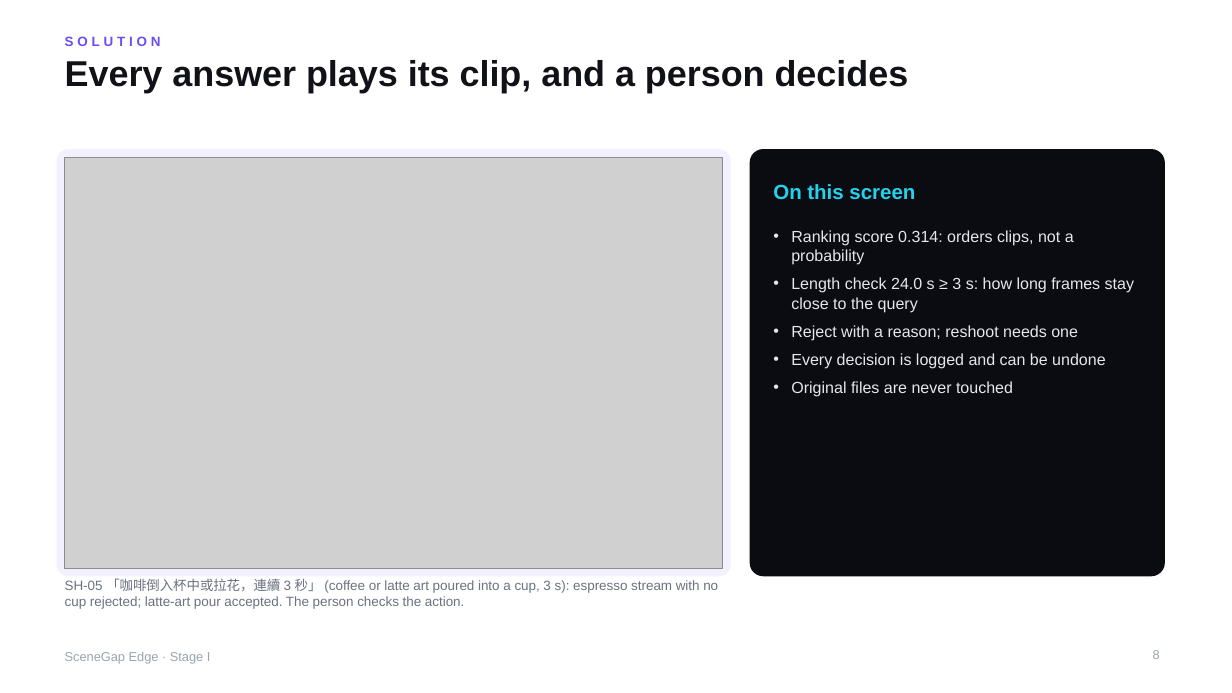
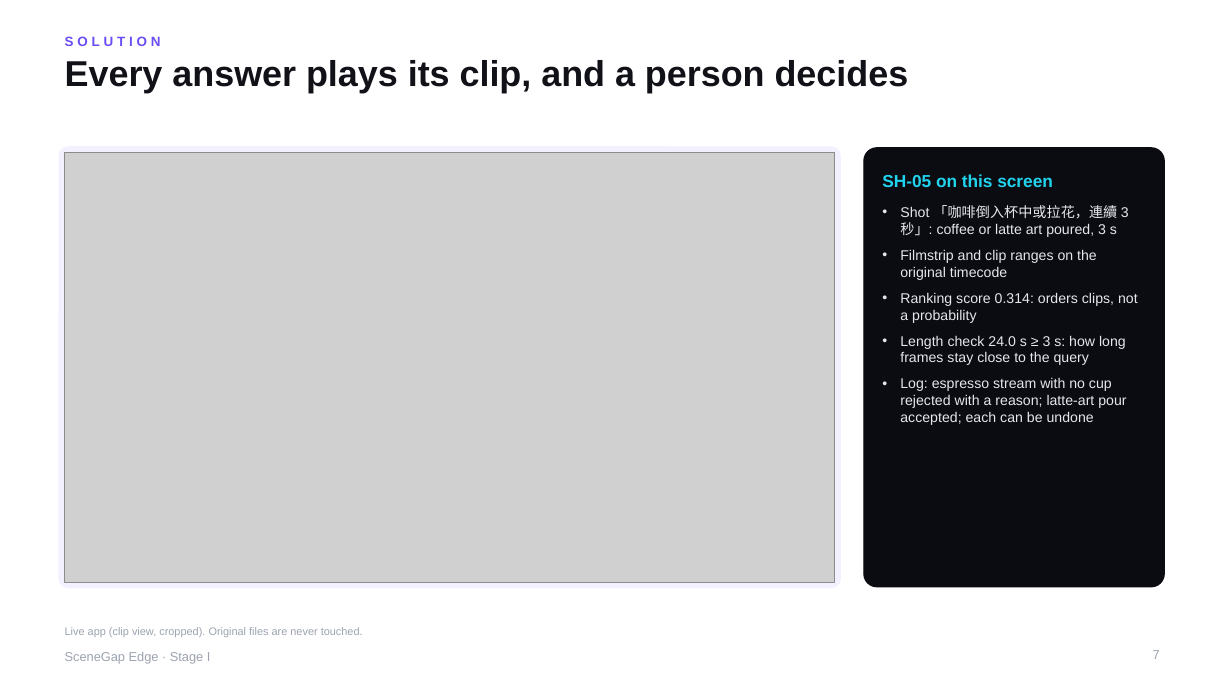
Before and after one commit to yu9bryan/scenegap-edge, a slide deck: slide 7 of docs/deck/SceneGapEdge_StageI_Proposal.pptx (slide 8 before the commit). Drawn at 1232x693 pixels with LibreOffice and Linux fonts; fonts in the diff are those of the drawing; grey boxes stand for pictures. Boxes give left, top, right and bottom in pixels: in the first picture for what was removed or moved away, otherwise in the second. Text is boxed around its words. In the diff, an @@ line names an element or a change of style, - is before the commit and + after.

```diff
--- a/docs/deck/SceneGapEdge_StageI_Proposal.pptx
+++ b/docs/deck/SceneGapEdge_StageI_Proposal.pptx
@@ rounded rectangle: place and size @@
-rounded rectangle at [57,150,730,576]
+rounded rectangle at [59,147,840,588]
@@ rounded rectangle at [59,147,840,588]: proportions changed @@
@@ rounded rectangle at [864,148,1165,587]: proportions changed @@
@@ rounded rectangle: place and size @@
-rounded rectangle at [750,150,1165,576]
+rounded rectangle at [864,148,1165,587]
@@ picture: place and size @@
-picture at [65,157,723,568]
+picture at [65,152,835,582]
@@ text at [882,174,1053,187]: text changed; size 16 to 13.5 pt @@
-On this screen
+SH-05 on this screen
@@ text "Shot 「咖啡倒入杯中或拉花，連續 3 秒」: coffee ...": place and size @@
-text "Shot 「咖啡倒入杯中或拉花，連續 3 秒」: coffee ..." at [791,230,1134,397]
+text "Shot 「咖啡倒入杯中或拉花，連續 3 秒」: coffee ..." at [900,205,1138,425]
@@ text at [900,205,1129,280]: paragraphs added @@
+• Shot 「咖啡倒入杯中或拉花，連續 3 秒」: coffee or latte art poured, 3 s
+• Filmstrip and clip ranges on the original timecode
@@ text at [900,292,1138,365]: size 12.5 to 11 pt in "Ranking score 0.314: orders clips, not a ...", "Length check 24.0 s ≥ 3 s: ..." @@
@@ text at [900,378,1126,425]: text changed; size 12.5 to 11 pt @@
-• Reject with a reason; reshoot needs one
-• Every decision is logged and can be undone
-• Original files are never touched
+• Log: espresso stream with no cup rejected with a reason; latte-art pour accepted; each can be undone
@@ text removed at [65,578,718,609] @@
-SH-05 「咖啡倒入杯中或拉花，連續 3 秒」 (coffee or latte art poured into a cup, 3 s): espresso stream with no cup rejected; latte-art pour accepted. The person checks the action.
@@ text added at [65,627,363,637], 8.5 pt, text #9CA3AF @@
+Live app (clip view, cropped). Original files are never touched.
@@ page number at [1153,650,1160,659]: text changed @@
-8
+7
```
Also in this commit, not shown: 8 other slides changed, 2 slides added, 1 slide removed, 19 other files.
